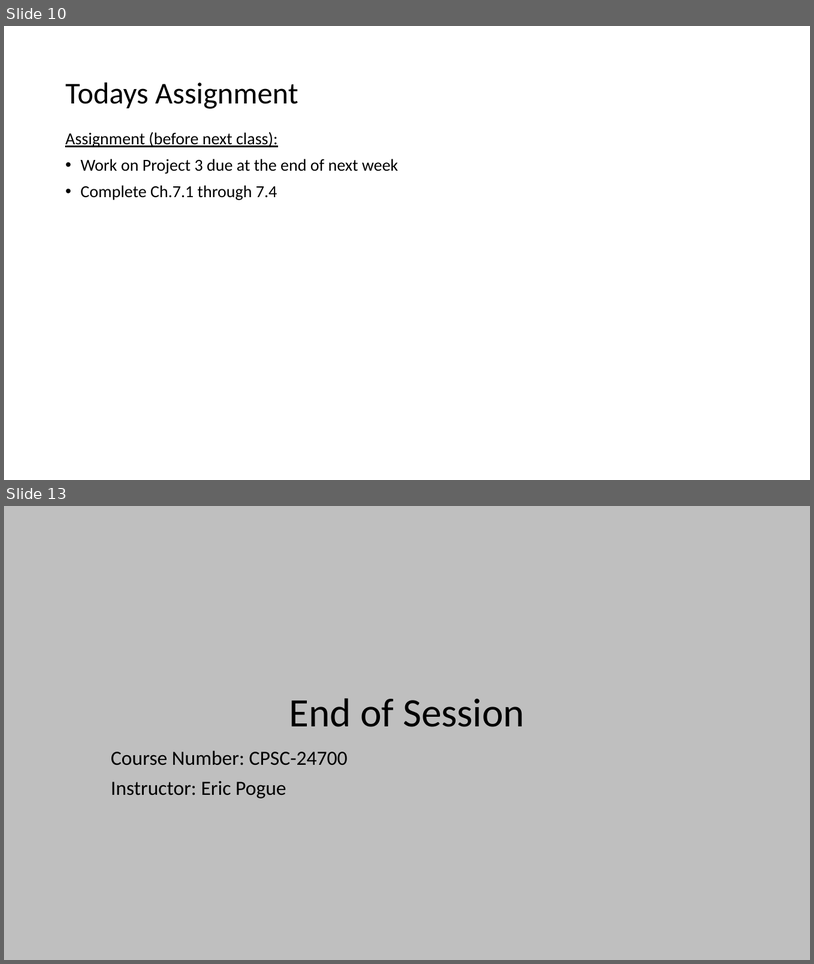
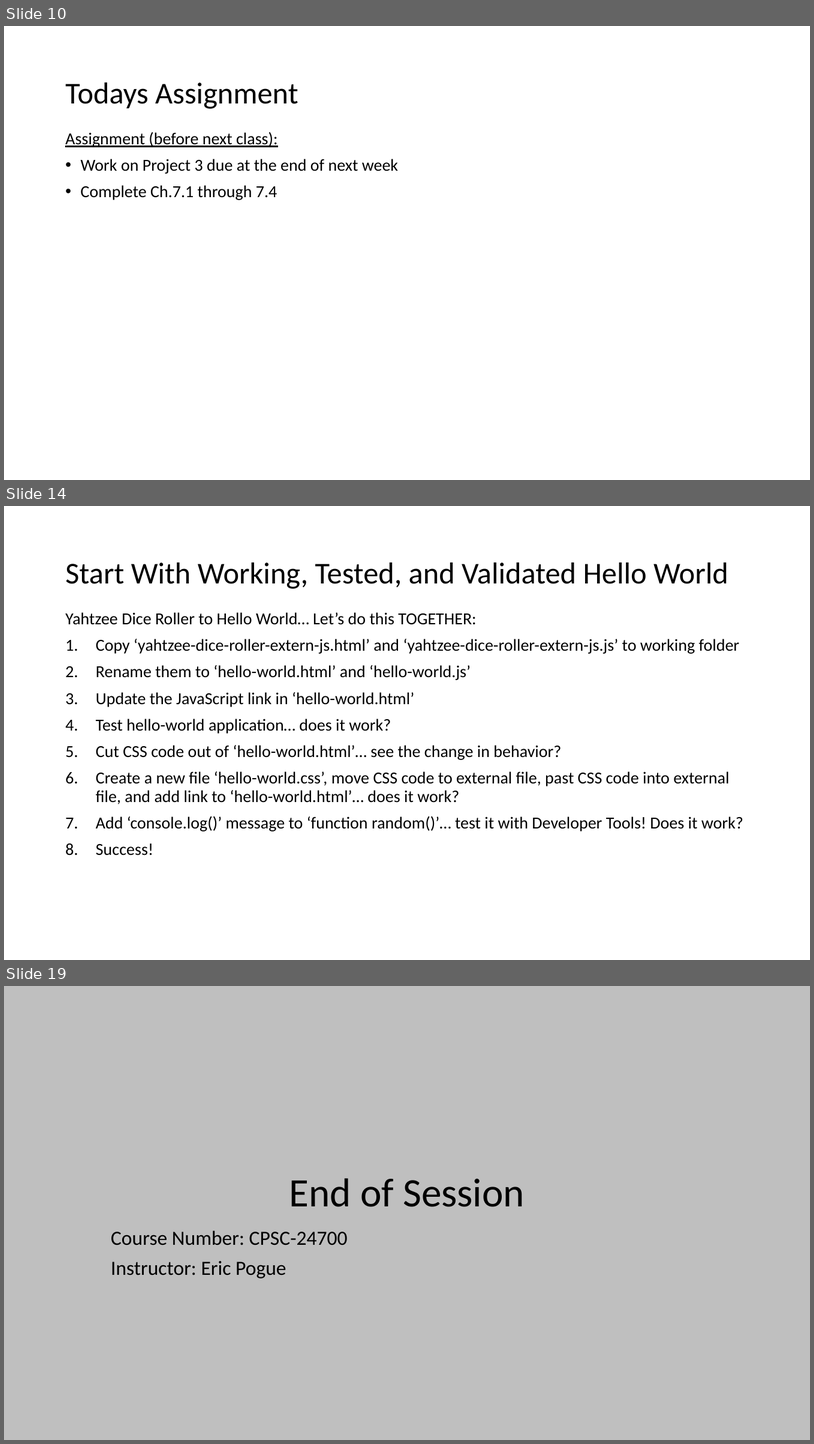
Before and after one commit to EricJPogue/www-epogue-info, a slide deck: CPSC-24700/Presentations/session-21.pptx. Shown one above the other, each under a label of ours: slides 10 and 13 before the commit, slides 10, 14 and 19 after it; the slides between them are not shown. The pictures are 814x964 and 814x1444 pixels, drawn with LibreOffice and Linux fonts; fonts in the diff are those of the drawing; background and template pictures are left out. Boxes give left, top, right and bottom in pixels: in the first picture for what was removed or moved away, otherwise in the second. Text is boxed around its words. In the diff, an @@ line names an element or a change of style, - is before the commit and + after.

```diff
--- a/CPSC-24700/Presentations/session-21.pptx
+++ b/CPSC-24700/Presentations/session-21.pptx
@@ slide 14 added at bbox=[4, 506, 810, 960], background #FFFFFF @@
@@ title added at bbox=[65, 562, 729, 589], 36 pt, text #000000 @@
+Start With Working, Tested, and Validated Hello World
@@ text added at bbox=[65, 612, 744, 855], 20 pt, text #000000 @@
+Yahtzee Dice Roller to Hello World… Let’s do this TOGETHER:
+1. Copy ‘yahtzee-dice-roller-extern-js.html’ and ‘yahtzee-dice-roller-extern-js.js’ to working folder
+2. Rename them to ‘hello-world.html’ and ‘hello-world.js’
+3. Update the JavaScript link in ‘hello-world.html’
+4. Test hello-world application… does it work?
+5. Cut CSS code out of ‘hello-world.html’… see the change in behavior?
+6. Create a new file ‘hello-world.css’, move CSS code to external file, past CSS code into external file, and add link to ‘hello-world.html’… does it work?
+7. Add ‘console.log()’ message to ‘function random()’… test it with Developer Tools! Does it work?
+8. Success!
@@ what was slide 13 is now slide 19 @@
```
Also in this commit, not shown: 2 slides changed, 6 other slides added, 1 slide removed, 4 other files.
